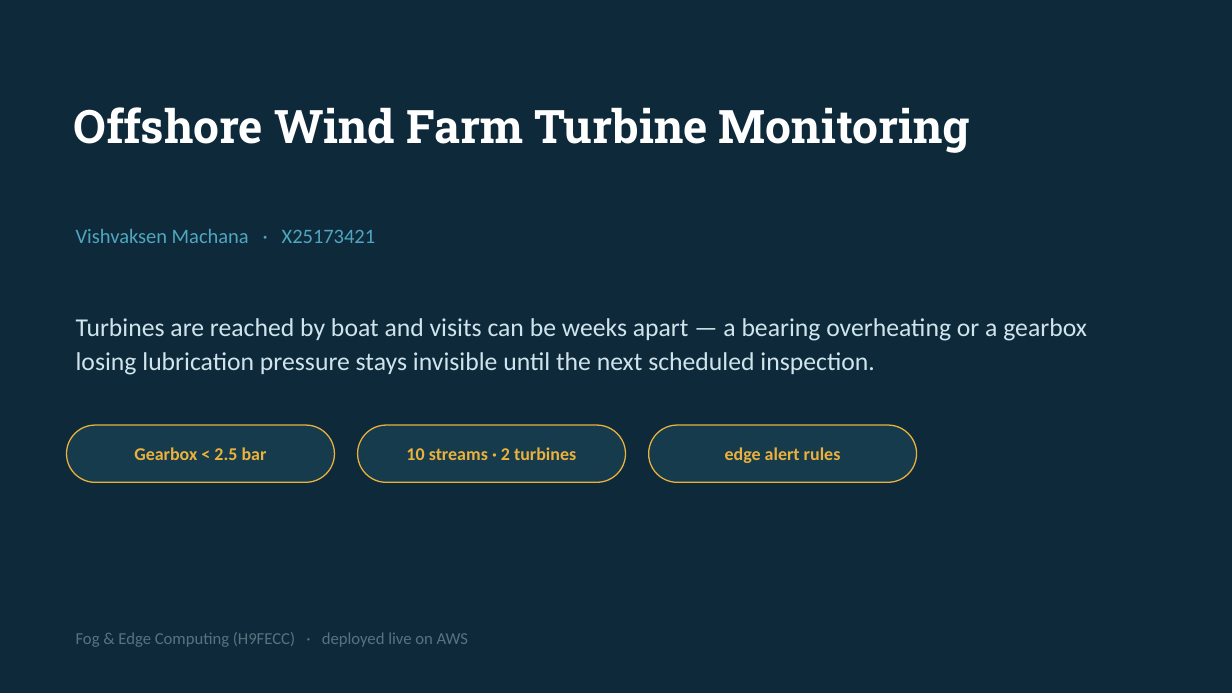
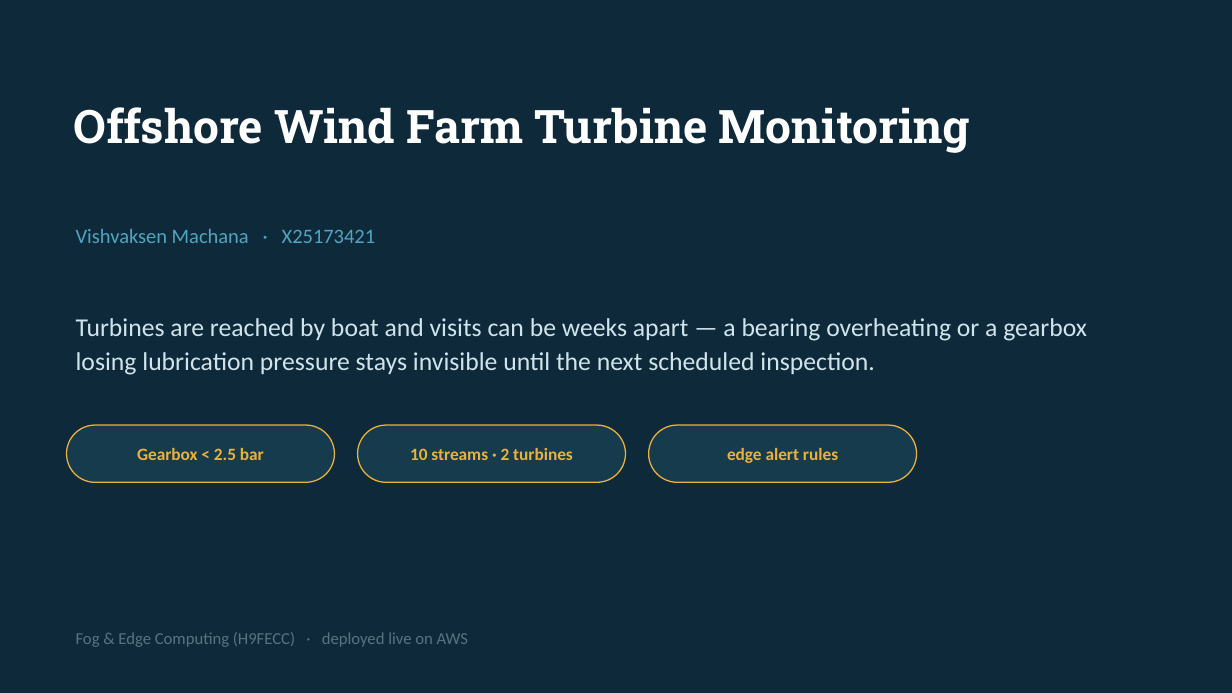
Before and after one commit to valletivarish/FEC_version_2, a slide deck: slide 1 of ppt/VishvaksenMachana_X25173421_offshore-wind-farm.pptx. Drawn at 1232x693 pixels with LibreOffice and Linux fonts; fonts in the diff are those of the drawing. Boxes give left, top, right and bottom in pixels: in the first picture for what was removed or moved away, otherwise in the second. Text is boxed around its words. In the diff, an @@ line names an element or a change of style, - is before the commit and + after.

Commit message:
Give each of the 26 decks a distinct layout + meaningful demo content
Addresses three points: decks were structurally identical (only recolored);
the Live Demo slide had vague filler ('pipeline health, all green'); and only a
few colour schemes read as distinct.

- 26 distinct layout combinations: 4 title layouts (left / centered / split
  colour-block / kicker+lower-anchored) x 3 architecture diagrams (horizontal
  flow / snake two-row / edge+cloud grouped panels) x 3 demo layouts (numbered
  rows / three cards / ghost-number+divider) x 3 challenge layouts (stacked
  cards / side-by-side / label-left). No two decks share the same combo.
- Live Demo now shows each project's real best 2-3 features -- the actual signals
  on screen, the signature derived view (fire-risk dial, efficiency heatmap,
  A-F grade, capacity tier, integrity index, colony verdict, power-state), and a
  real alert firing with its specific number -- not generic health/test/burst lines.
- 26 distinct topic-matched palettes (26 unique backgrounds) + rotating safe fonts.

Still the lecturer's 4-slide content spec (Title+Motivation, one architecture
diagram, Demo, Challenge+fix). All 26 validate and render clean (worst-case long
text checked in the narrow side-by-side layout). All 52 deliverables staged in tmp/.

```diff
--- a/ppt/VishvaksenMachana_X25173421_offshore-wind-farm.pptx
+++ b/ppt/VishvaksenMachana_X25173421_offshore-wind-farm.pptx
@@ size 14 to 13.5 pt in 3 elements at [137,448,264,460], [410,448,573,460], [727,448,838,463] @@
```
Also in this commit, not shown: 3 other slides changed, 28 other files.
